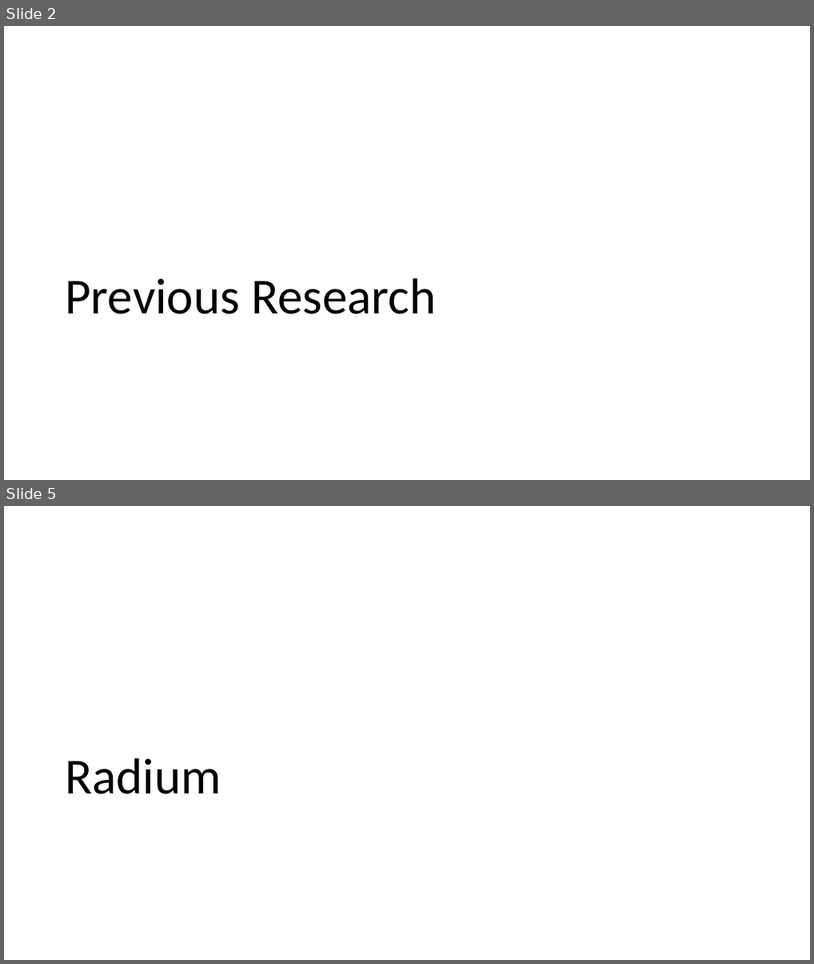
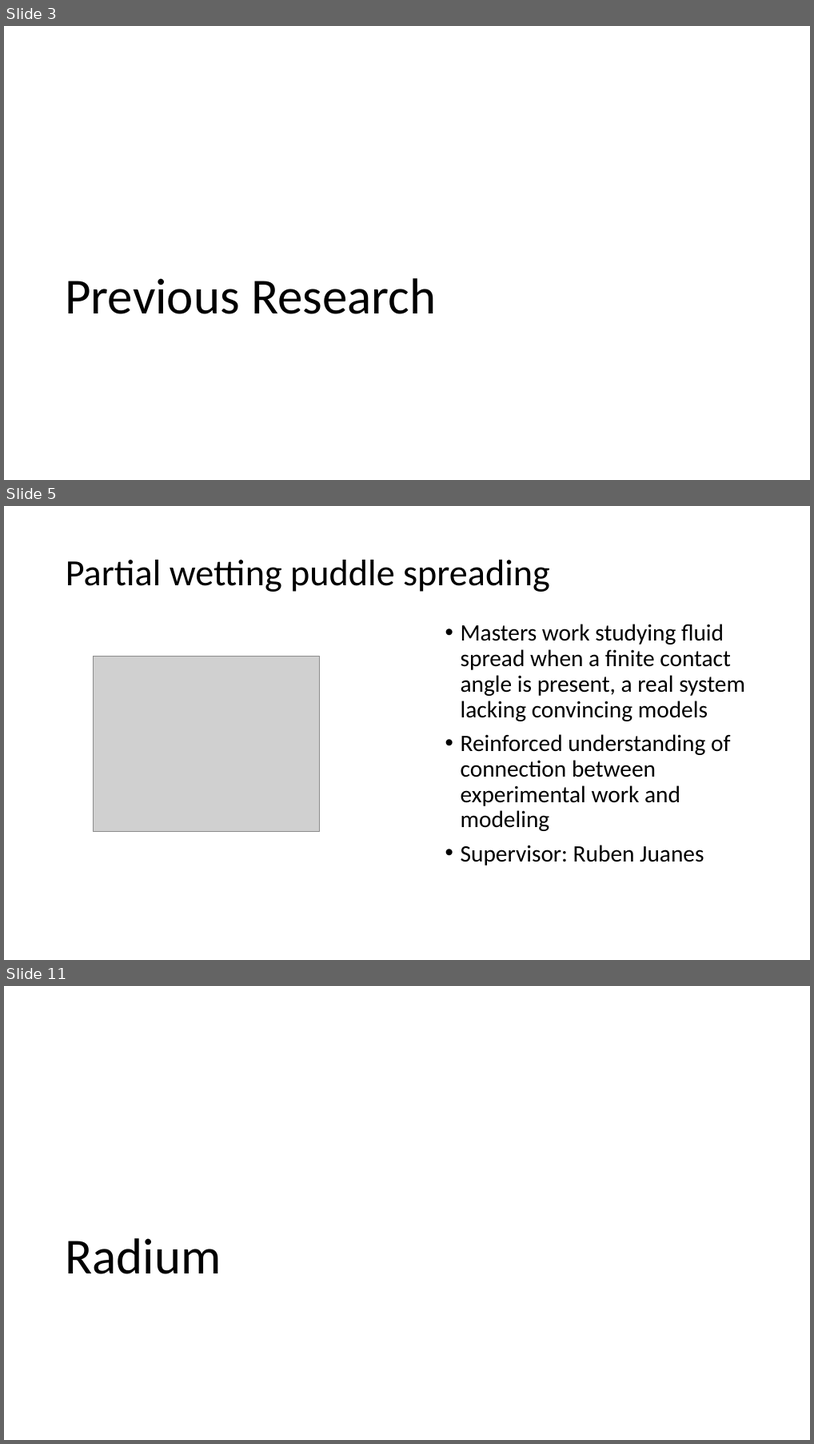
Before and after one commit to machen/Thesis-Proposal, a slide deck: Presentation.pptx. Shown one above the other, each under a label of ours: slides 2 and 5 before the commit, slides 3, 5 and 11 after it; the slides between them are not shown. The pictures are 814x964 and 814x1444 pixels, drawn with LibreOffice and Linux fonts; fonts in the diff are those of the drawing; grey boxes stand for pictures. Boxes give left, top, right and bottom in pixels: in the first picture for what was removed or moved away, otherwise in the second. Text is boxed around its words. In the diff, an @@ line names an element or a change of style, - is before the commit and + after.

Commit message:
Outline slides
Outlined the slides for the presentation, need to make a ton of figures

```diff
--- a/Presentation.pptx
+++ b/Presentation.pptx
@@ slide 5 added at box(4, 506, 810, 960), background #FFFFFF @@
@@ title added at box(66, 560, 550, 592), 44 pt, text #000000 @@
+Partial wetting puddle spreading
@@ text added at box(461, 624, 746, 865), 28 pt, text #000000 @@
+• Masters work studying fluid spread when a finite contact angle is present, a real system lacking convincing models
+• Reinforced understanding of connection between experimental work and modeling
+• Supervisor: Ruben Juanes
@@ picture added at box(94, 656, 320, 832) @@
@@ what was slide 2 is now slide 3 @@
@@ what was slide 5 is now slide 11 @@
```
Also in this commit, not shown: 1 slide changed, 16 other slides added, 1 slide removed.
